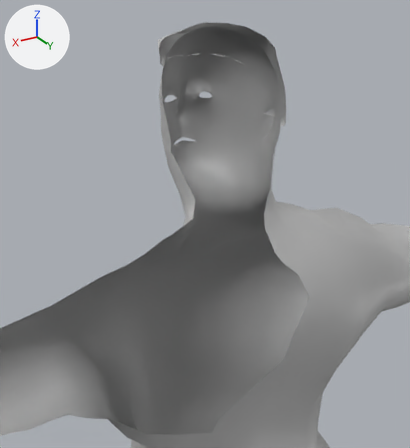
Two versions of the FBX model Male Superhero/Colossus_low.fbx, one commit apart.
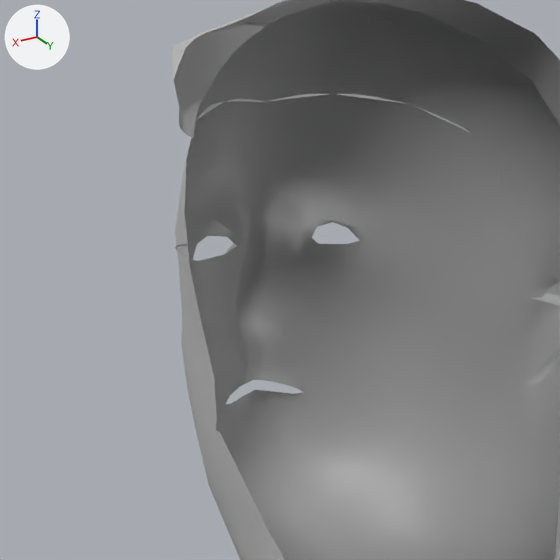
The first picture shows the older version from a camera (50 mm lens) standing at (0.00563, 0.00875, 0.01194) and looking at (0.00027, -0.00019, 0.00748). The close-ups show both versions on the part from 26% to 66% of the width and 6% to 42% of the height of that picture. Every picture has the same lights, and +X, +Y and +Z are marked at upper left. Everything nearer to the camera than a plane just in front of the edit is cut away. Where no turn or scale is listed for an object, it has been applied to the vertices.

Objects in the first close-up: 'Colossus_low', 'Hair'.
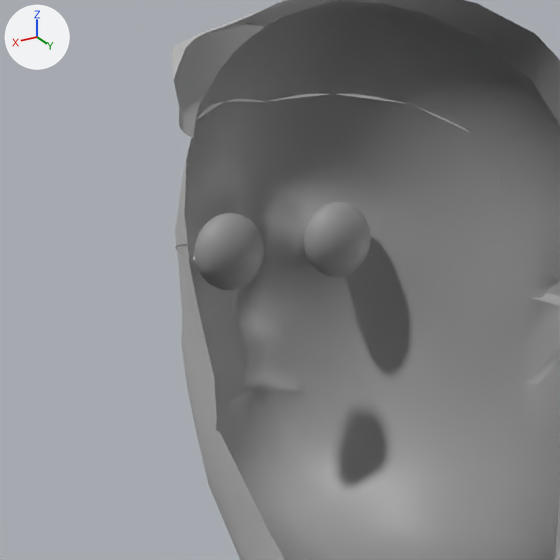
The change, as a diff of the scene's bpy script:
```diff
--- a/Male Superhero/Colossus_low.fbx.py
+++ b/Male Superhero/Colossus_low.fbx.py
@@ me_mesh @@
 me_mesh.from_pydata(...)  # 1421 vertices, 1405 faces; spans x -0.0125..0.0125, y -0.0034..0.0028, z -0.0111..0.0112
 # used by ob_colossus_low; location = (0.0, 0.0, 0.0)
 # verts and faces of me_mesh; kept vertices keep their numbers, new ones are numbered from 1421
 # before: 187 (0.0, -0.0016, 0.0089) at pixel (253, 379), 188 (0.0001, -0.0016, 0.0089) at pixel (239, 386), 189 (-0.0001, -0.0016, 0.0089) at pixel (272, 381), 190 (0.0, -0.0016, 0.0088) at pixel (255, 389), 191 (-0.0001, -0.0015, 0.0088) at pixel (272, 391)
 # before: 192 (0.0001, -0.0015, 0.0088) at pixel (243, 395), 193 (-0.0002, -0.0015, 0.0088) at pixel (292, 393), 194 (0.0002, -0.0015, 0.0088) at pixel (232, 403), 195 (0.0002, -0.0015, 0.0088) at pixel (229, 395), 196 (-0.0002, -0.0015, 0.0088) at pixel (291, 386)
 # before: 197 (0.0003, -0.0014, 0.0088) at pixel (225, 404), 198 (-0.0003, -0.0014, 0.0088) at pixel (304, 392), 224 (0.0001, -0.0016, 0.0089) at pixel (247, 382), 238 (-0.0001, -0.0016, 0.0089) at pixel (261, 380)
+# me_mesh part 1
+faces += [(194, 197, 195), (193, 196, 198), (189, 196, 193, 191), (189, 191, 190, 238), (187, 190, 224), (187, 238, 190)]
+faces += [(188, 224, 190, 192), (188, 192, 194, 195)]
 me_mesh.materials.append(mat_lambert1)
@@ me_mesh_003 @@
+me_mesh_003.from_pydata(...)  # a UV sphere (20 segments, 20 rings, poles along y) spanning x -0.000214..0.000214, y -0.000149..0.000149, z -0.00022..0.00022
+me_mesh_003.materials.append(mat_lambert1)  # grey #bcbcbc
@@ ob_psphere2 @@
+ob_psphere2 = bpy.data.objects.new('pSphere2', me_mesh_003)
+ob_psphere2.location = (0.000363, -0.00118, 0.009779)
@@ ob_psphere1 @@
+ob_psphere1 = bpy.data.objects.new('pSphere1', me_mesh_003.copy())
+ob_psphere1.location = (-0.000361, -0.00118, 0.009779)
```

Location of each change, [x1, y1, x2, y2] in pixels of the close-ups (560 x 560 px):
'pSphere2', added
    after: [194, 213, 264, 290]
'pSphere1', added
    after: [304, 202, 371, 277]
part 1 of me_mesh, added
    after: [226, 380, 303, 404]
